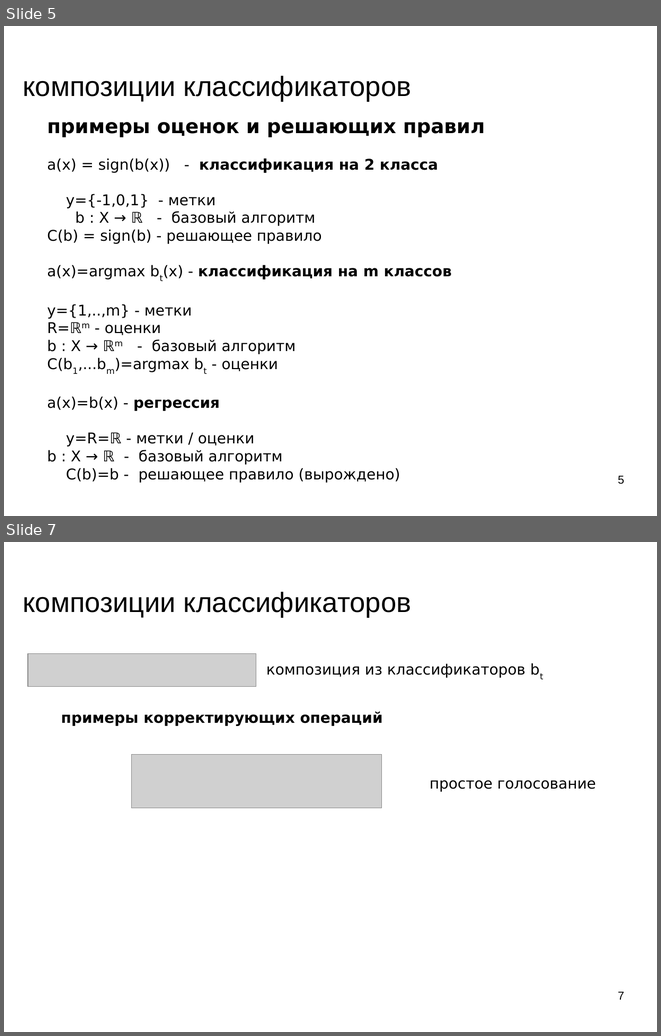
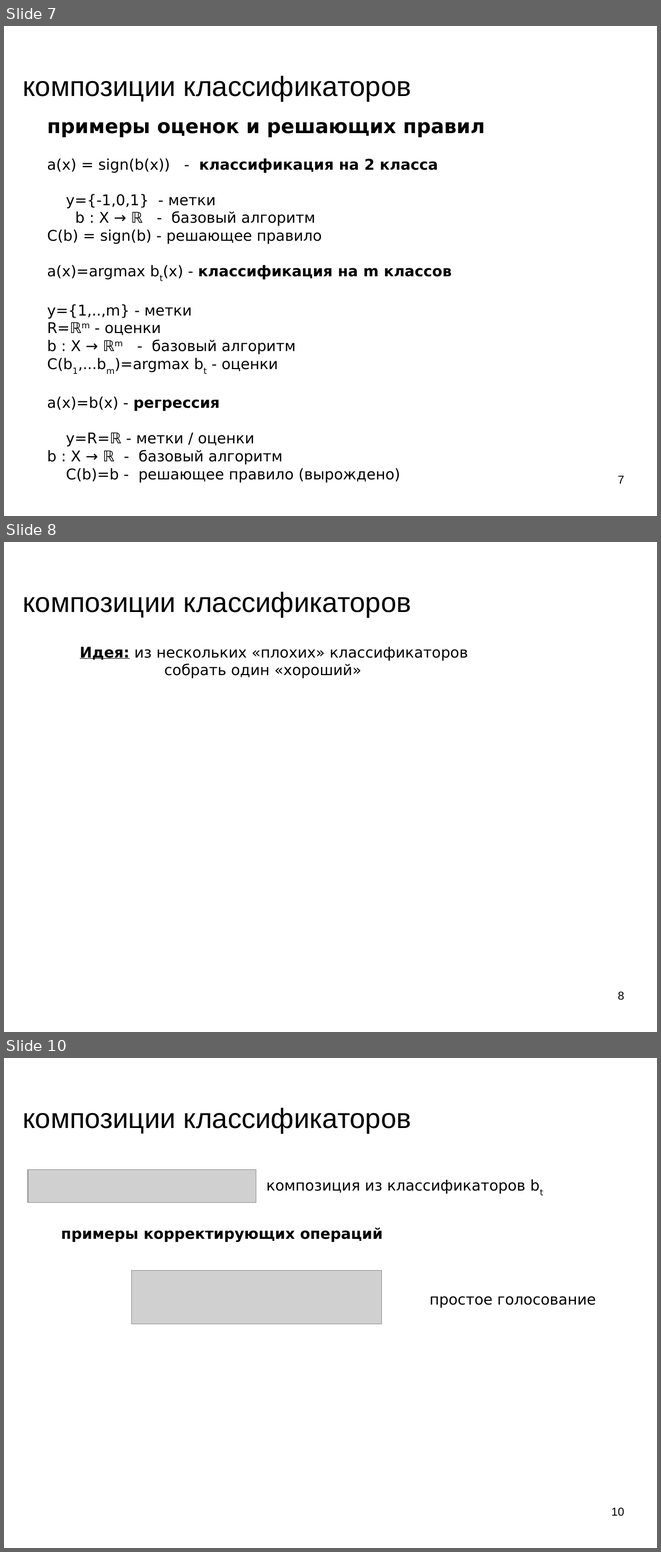
Before and after one commit to mechanoid5/ml_lectorium_legacy, a slide deck: 13-boost.odp. Shown one above the other, each under a label of ours: slides 5 and 7 before the commit, slides 7, 8 and 10 after it; the slides between them are not shown. The pictures are 661x1036 and 661x1552 pixels, drawn with LibreOffice and Linux fonts; fonts in the diff are those of the drawing; grey boxes stand for pictures; background and template pictures are left out. Boxes give left, top, right and bottom in pixels: in the first picture for what was removed or moved away, otherwise in the second. Text is boxed around its words. In the diff, an @@ line names an element or a change of style, - is before the commit and + after.

```diff
--- a/13-boost.odp
+++ b/13-boost.odp
@@ slide 8 added at [4,542,657,1032], background picture (left out) @@
@@ title added at [23,592,411,618], 33.9 pt, text #000000 @@
+композиции классификаторов
@@ text added at [80,646,468,678], 18 pt, text #000000 @@
+Идея: из нескольких «плохих» классификаторов собрать один «хороший»
@@ page number added at [618,991,624,1000], 14 pt, text #000000 @@
+8
@@ what was slide 5 is now slide 7 @@
@@ page number at [618,475,624,483]: text changed @@
-5
+7
@@ what was slide 7 is now slide 10 @@
@@ page number at [611,1507,624,1516]: text changed @@
-7
+10
```
Also in this commit, not shown: 2 slides changed, 2 other slides added, 3 other files.
